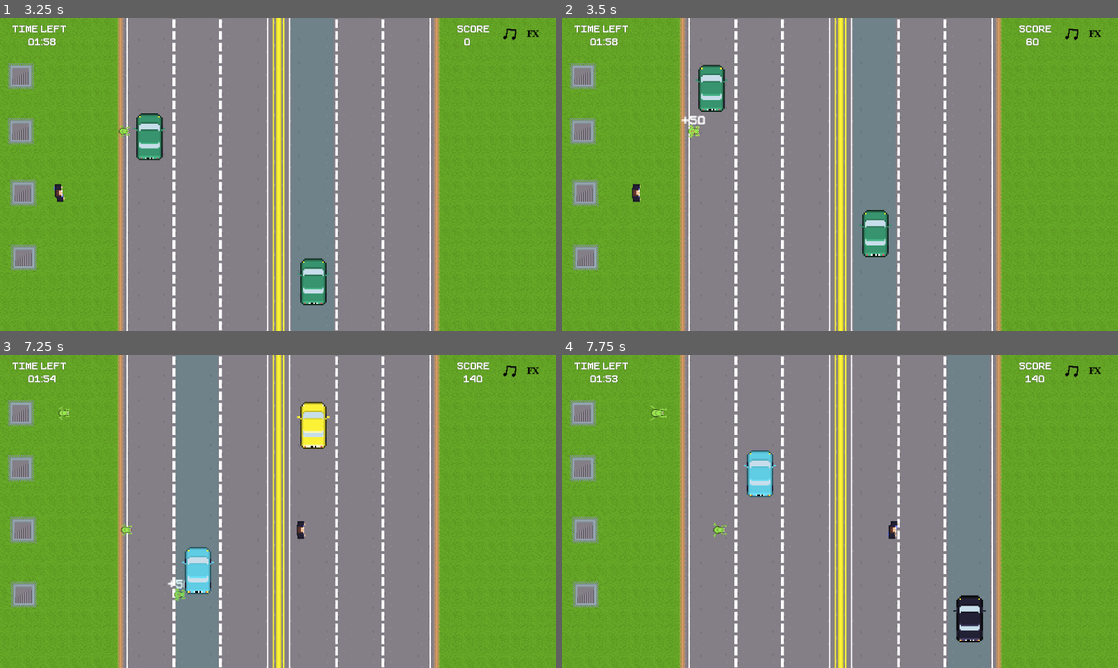
Above: before the commit, frames 1-4 (two rows, left to right).
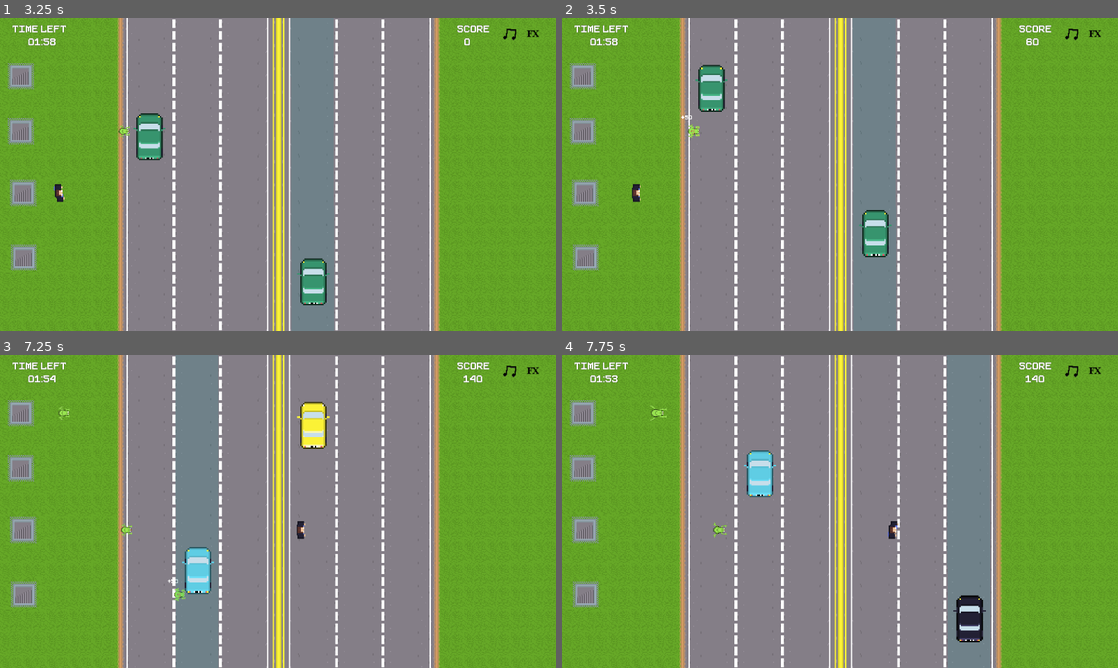
Above: after the commit, the same moments.

Repository: lewis785/gmtk-game-jam-2023
Game: Godot game, scene res://scenes/ui/StartScreen.tscn
Two runs of this game, one before a commit and one after it. Both use one fixed random seed, a clock stepped at 60 frames per second and the inputs below. Sound files missing from this copy of the repository are replaced by a short silence.
Inputs (mouse positions are in pixels of both pictures, inside the frame that each line leads up to):
- Up to frame 1 (3.25 s): click "Start" at 0.5 s; tap Enter at 1.25 s; move the mouse to (400, 158) at 1.27 s; click (400, 158) at 1.42 s; move the mouse to (166, 190) at 2.02 s; click (166, 190) at 2.17 s; move the mouse to (333, 105) at 2.77 s; click (333, 105) at 2.92 s
- Up to frame 2 (3.5 s): no input
- Up to frame 3 (7.25 s): move the mouse to (250, 574) at 3.52 s; click (250, 574) at 3.67 s; move the mouse to (444, 558) at 4.27 s; click (444, 558) at 4.42 s; move the mouse to (111, 464) at 5.02 s; click (111, 464) at 5.17 s; move the mouse to (305, 511) at 5.77 s; click (305, 511) at 5.92 s; move the mouse to (194, 433) at 6.52 s; click (194, 433) at 6.67 s
- Up to frame 4 (7.75 s): move the mouse to (962, 495) at 7.27 s; click (962, 495) at 7.42 s

Frame 1 is identical in both runs. In frame 2, less than 0.1% of the frame differs, in the area x 21-26%, y 31-34%; in frame 3, less than 0.1%; in frame 4, nothing differs.

Commit message:
REFACTOR rename person directory to crossers

Diff:
--- /dev/null
+++ b/scenes/crossers/CrosserSpawn.tscn
@@ -0,0 +1,23 @@
+[gd_scene load_steps=6 format=3 uid="uid://scvkxf7j36wr"]
+
+[ext_resource type="Script" path="res://scenes/crossers/CrosserSpawn.gd" id="1_6ewvm"]
+[ext_resource type="PackedScene" uid="uid://bsv8xxwo38t8m" path="res://scenes/crossers/Person.tscn" id="2_5rokp"]
+[ext_resource type="PackedScene" uid="uid://cf3lyxoa43kit" path="res://scenes/crossers/Frog.tscn" id="3_l12yp"]
+[ext_resource type="Texture2D" uid="uid://cmnrc0fn634wi" path="res://assets/entities/Stairs.png" id="4_ao847"]
+
+[sub_resource type="RectangleShape2D" id="RectangleShape2D_vjfrs"]
+
+[node name="CrosserSpawn" type="Area2D"]
+monitoring = false
+script = ExtResource("1_6ewvm")
+crossers = Array[PackedScene]([ExtResource("2_5rokp"), ExtResource("3_l12yp")])
+
+[node name="Sprite2D" type="Sprite2D" parent="."]
+texture_filter = 1
+position = Vector2(1, 0)
+scale = Vector2(1.5, 1.5)
+texture = ExtResource("4_ao847")
+
+[node name="CollisionShape2D" type="CollisionShape2D" parent="."]
+visible = false
+shape = SubResource("RectangleShape2D_vjfrs")
--- a/scenes/person/CrosserSpawnManager.tscn
+++ b/scenes/crossers/CrosserSpawnManager.tscn
@@ -1,9 +1,9 @@
 [gd_scene load_steps=2 format=3 uid="uid://be1y0plufbcs8"]
 
-[ext_resource type="Script" path="res://scenes/person/CrosserSpawnManager.gd" id="1_f7ckn"]
+[ext_resource type="Script" path="res://scenes/crossers/CrosserSpawnManager.gd" id="1_aidpn"]
 
 [node name="CrosserSpawnManager" type="Node2D"]
-script = ExtResource("1_f7ckn")
+script = ExtResource("1_aidpn")
 
 [node name="Timer" type="Timer" parent="."]
 autostart = true
--- a/scenes/person/Frog.tscn
+++ b/scenes/crossers/Frog.tscn
@@ -1,11 +1,11 @@
 [gd_scene load_steps=13 format=3 uid="uid://cf3lyxoa43kit"]
 
-[ext_resource type="Script" path="res://scenes/person/Frog.gd" id="1_8e6au"]
-[ext_resource type="Texture2D" uid="uid://brgm3ptolrbji" path="res://assets/entities/FrogFull-Sheet.png" id="2_6kmvp"]
-[ext_resource type="PackedScene" uid="uid://ctn8s6hg8toiu" path="res://scenes/components/CollisionComponent.tscn" id="3_qg1gh"]
-[ext_resource type="PackedScene" uid="uid://b3bw5liu8eq7e" path="res://scenes/components/ScoreComponent.tscn" id="5_y3072"]
-[ext_resource type="PackedScene" uid="uid://uhrwqjvhiby8" path="res://scenes/components/TextEmitter.tscn" id="6_6lyee"]
-[ext_resource type="AudioStream" uid="uid://bu0i02phseyc6" path="res://assets/audio/Person_Collision.wav" id="6_vea8u"]
+[ext_resource type="Script" path="res://scenes/crossers/Frog.gd" id="1_gg3h4"]
+[ext_resource type="Texture2D" uid="uid://brgm3ptolrbji" path="res://assets/entities/FrogFull-Sheet.png" id="2_0xdhh"]
+[ext_resource type="PackedScene" uid="uid://ctn8s6hg8toiu" path="res://scenes/components/CollisionComponent.tscn" id="3_c0kyb"]
+[ext_resource type="PackedScene" uid="uid://b3bw5liu8eq7e" path="res://scenes/components/ScoreComponent.tscn" id="4_23ypl"]
+[ext_resource type="AudioStream" uid="uid://bu0i02phseyc6" path="res://assets/audio/Person_Collision.wav" id="5_mytsf"]
+[ext_resource type="PackedScene" uid="uid://uhrwqjvhiby8" path="res://scenes/components/TextEmitter.tscn" id="6_k8mxn"]
 
 [sub_resource type="RectangleShape2D" id="RectangleShape2D_blmbn"]
 size = Vector2(27, 20)
@@ -72,7 +72,7 @@
 [node name="Frog" type="CharacterBody2D" node_paths=PackedStringArray("score_comp", "collision_audio", "text_emitter", "animation") groups=["Person"]]
 collision_layer = 2
 collision_mask = 2
-script = ExtResource("1_8e6au")
+script = ExtResource("1_gg3h4")
 score_comp = NodePath("ScoreComponent")
 collision_audio = NodePath("CollisionAudioPlayer")
 text_emitter = NodePath("TextEmitter")
@@ -115,15 +115,14 @@
 shape = SubResource("RectangleShape2D_yo7xa")
 disabled = true
 
-[node name="ScoreComponent" parent="." instance=ExtResource("5_y3072")]
+[node name="ScoreComponent" parent="." instance=ExtResource("4_23ypl")]
 
 [node name="CollisionAudioPlayer" type="AudioStreamPlayer2D" parent="."]
-stream = ExtResource("6_vea8u")
+stream = ExtResource("5_mytsf")
 volume_db = -2.81
 bus = &"FX"
 
-[node name="TextEmitter" parent="." instance=ExtResource("6_6lyee")]
-output_scale = Vector2(2.2, 2.2)
+[node name="TextEmitter" parent="." instance=ExtResource("6_k8mxn")]
 
 [connection signal="area_entered" from="CollisionComponent" to="." method="_on_collision_component_area_entered"]
 [connection signal="area_exited" from="CollisionComponent" to="." method="_on_collision_component_area_exited"]
--- a/scenes/person/Person.tscn
+++ b/scenes/crossers/Person.tscn
@@ -1,13 +1,13 @@
 [gd_scene load_steps=17 format=3 uid="uid://bsv8xxwo38t8m"]
 
-[ext_resource type="Script" path="res://scripts/MoveComponent.gd" id="1_ntk0a"]
-[ext_resource type="Texture2D" uid="uid://co7ffqvnfymu" path="res://assets/entities/Badperson32full.png" id="2_h5nrs"]
-[ext_resource type="PackedScene" uid="uid://ctn8s6hg8toiu" path="res://scenes/components/CollisionComponent.tscn" id="2_u36dg"]
-[ext_resource type="Script" path="res://scenes/person/Person.gd" id="4_2vfgt"]
-[ext_resource type="PackedScene" uid="uid://b3bw5liu8eq7e" path="res://scenes/components/ScoreComponent.tscn" id="5_sfrei"]
-[ext_resource type="AudioStream" uid="uid://bu0i02phseyc6" path="res://assets/audio/Person_Collision.wav" id="6_tll5x"]
-[ext_resource type="FontFile" uid="uid://d0jrm5b22wpwa" path="res://assets/fonts/Pixeboy-z8XGD.ttf" id="7_j7lgd"]
-[ext_resource type="PackedScene" uid="uid://uhrwqjvhiby8" path="res://scenes/components/TextEmitter.tscn" id="8_0r8y1"]
+[ext_resource type="Script" path="res://scripts/MoveComponent.gd" id="1_yb6co"]
+[ext_resource type="Texture2D" uid="uid://co7ffqvnfymu" path="res://assets/entities/Badperson32full.png" id="2_gjioa"]
+[ext_resource type="PackedScene" uid="uid://ctn8s6hg8toiu" path="res://scenes/components/CollisionComponent.tscn" id="3_wqfps"]
+[ext_resource type="Script" path="res://scenes/crossers/Person.gd" id="4_0wgmr"]
+[ext_resource type="PackedScene" uid="uid://b3bw5liu8eq7e" path="res://scenes/components/ScoreComponent.tscn" id="5_6e66h"]
+[ext_resource type="AudioStream" uid="uid://bu0i02phseyc6" path="res://assets/audio/Person_Collision.wav" id="6_7yjuo"]
+[ext_resource type="FontFile" uid="uid://d0jrm5b22wpwa" path="res://assets/fonts/Pixeboy-z8XGD.ttf" id="7_5kdvx"]
+[ext_resource type="PackedScene" uid="uid://uhrwqjvhiby8" path="res://scenes/components/TextEmitter.tscn" id="8_4ogtx"]
 
 [sub_resource type="RectangleShape2D" id="RectangleShape2D_blmbn"]
 size = Vector2(8, 16)
@@ -70,23 +70,23 @@
 size = Vector2(8, 16)
 
 [sub_resource type="RectangleShape2D" id="RectangleShape2D_l0bp1"]
-size = Vector2(24, 24)
+size = Vector2(20, 24)
 
 [sub_resource type="LabelSettings" id="LabelSettings_73h57"]
-font = ExtResource("7_j7lgd")
+font = ExtResource("7_5kdvx")
 font_size = 8
 
 [node name="Person" type="CharacterBody2D" node_paths=PackedStringArray("animation") groups=["Person"]]
 collision_layer = 2
 collision_mask = 2
-script = ExtResource("1_ntk0a")
+script = ExtResource("1_yb6co")
 speed = 5000.0
 direction = "RIGHT"
 animation = NodePath("AnimationPlayer")
 
 [node name="Sprite2D" type="Sprite2D" parent="."]
 texture_filter = 1
-texture = ExtResource("2_h5nrs")
+texture = ExtResource("2_gjioa")
 hframes = 24
 vframes = 2
 frame = 24
@@ -115,7 +115,7 @@
 [node name="PersonCollision" type="CollisionShape2D" parent="." node_paths=PackedStringArray("score_comp", "move_comp", "collision_audio", "multiplier_label", "text_emitter")]
 shape = SubResource("RectangleShape2D_yo7xa")
 disabled = true
-script = ExtResource("4_2vfgt")
+script = ExtResource("4_0wgmr")
 score_comp = NodePath("../ScoreComponent")
 move_comp = NodePath("..")
 collision_audio = NodePath("../CollisionAudioPlayer")
--- a/scenes/person/CrosserSpawn.tscn
+++ /dev/null
@@ -1,23 +0,0 @@
-[gd_scene load_steps=6 format=3 uid="uid://scvkxf7j36wr"]
-
-[ext_resource type="Script" path="res://scenes/person/CrosserSpawn.gd" id="1_qqq6k"]
-[ext_resource type="PackedScene" uid="uid://bsv8xxwo38t8m" path="res://scenes/person/Person.tscn" id="2_kydkh"]
-[ext_resource type="PackedScene" uid="uid://cf3lyxoa43kit" path="res://scenes/person/Frog.tscn" id="3_j5tfa"]
-[ext_resource type="Texture2D" uid="uid://cmnrc0fn634wi" path="res://assets/entities/Stairs.png" id="3_xietd"]
-
-[sub_resource type="RectangleShape2D" id="RectangleShape2D_vjfrs"]
-
-[node name="CrosserSpawn" type="Area2D"]
-monitoring = false
-script = ExtResource("1_qqq6k")
-crossers = Array[PackedScene]([ExtResource("2_kydkh"), ExtResource("3_j5tfa")])
-
-[node name="Sprite2D" type="Sprite2D" parent="."]
-texture_filter = 1
-position = Vector2(1, 0)
-scale = Vector2(1.5, 1.5)
-texture = ExtResource("3_xietd")
-
-[node name="CollisionShape2D" type="CollisionShape2D" parent="."]
-visible = false
-shape = SubResource("RectangleShape2D_vjfrs")
--- a/scenes/world.tscn
+++ b/scenes/world.tscn
@@ -4,11 +4,11 @@
 [ext_resource type="Script" path="res://scenes/world.gd" id="1_gp67d"]
 [ext_resource type="PackedScene" uid="uid://o85i321qi44w" path="res://scenes/vehicles/VehicleSpawner.tscn" id="2_lekw4"]
 [ext_resource type="PackedScene" uid="uid://rd3gjhuaqh1t" path="res://scenes/vehicles/Car.tscn" id="4_8c3re"]
-[ext_resource type="PackedScene" uid="uid://scvkxf7j36wr" path="res://scenes/person/CrosserSpawn.tscn" id="4_45hq4"]
+[ext_resource type="PackedScene" uid="uid://scvkxf7j36wr" path="res://scenes/crossers/CrosserSpawn.tscn" id="4_45hq4"]
 [ext_resource type="PackedScene" uid="uid://b8h0hqd3s77vk" path="res://scenes/components/ScoreMainComponent.tscn" id="4_82jhe"]
-[ext_resource type="PackedScene" uid="uid://blenksggu41hk" path="res://scenes/person/PersonGoal.tscn" id="6_8lhgg"]
+[ext_resource type="PackedScene" uid="uid://blenksggu41hk" path="res://scenes/crossers/PersonGoal.tscn" id="6_8lhgg"]
 [ext_resource type="PackedScene" uid="uid://ducgpyhu2ta5y" path="res://scenes/camera/Camera.tscn" id="7_nnon8"]
-[ext_resource type="PackedScene" uid="uid://be1y0plufbcs8" path="res://scenes/person/CrosserSpawnManager.tscn" id="8_tmdw8"]
+[ext_resource type="PackedScene" uid="uid://be1y0plufbcs8" path="res://scenes/crossers/CrosserSpawnManager.tscn" id="8_tmdw8"]
 [ext_resource type="AudioStream" uid="uid://c4sqohdgbg8l" path="res://assets/audio/ReFrog_Theme_Tune_2.wav" id="9_iy1ph"]
 
 [node name="World" type="Node2D"]
Renamed: assets/entities/Badperson32struck.gif -> scenes/crossers/Badperson32struck.gif
Renamed: scenes/person/CrosserSpawn.gd -> scenes/crossers/CrosserSpawn.gd
Renamed: scenes/person/CrosserSpawnManager.gd -> scenes/crossers/CrosserSpawnManager.gd
Renamed: scenes/person/Frog.gd -> scenes/crossers/Frog.gd
Not shown: 2 places in scenes/crossers/Frog.tscn that only renumber resources
Renamed: scenes/person/Person.gd -> scenes/crossers/Person.gd
Not shown: 3 places in scenes/crossers/Person.tscn that only renumber resources
Renamed: scenes/person/PersonGoal.tscn -> scenes/crossers/PersonGoal.tscn
